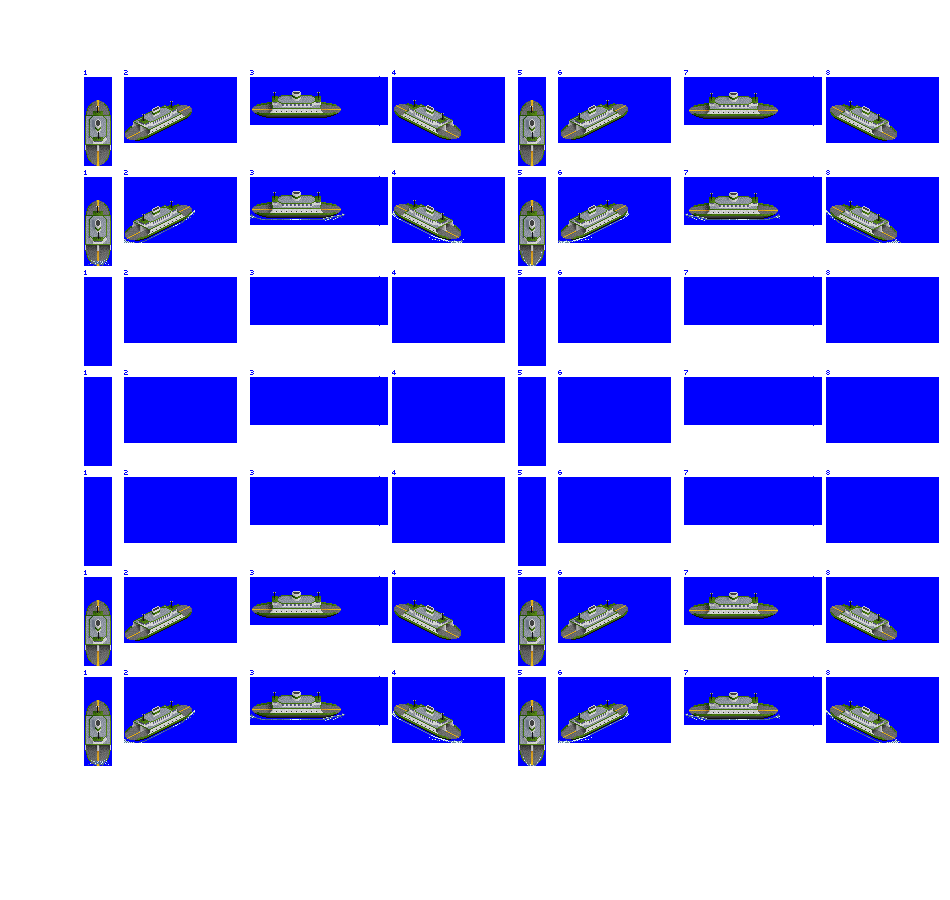
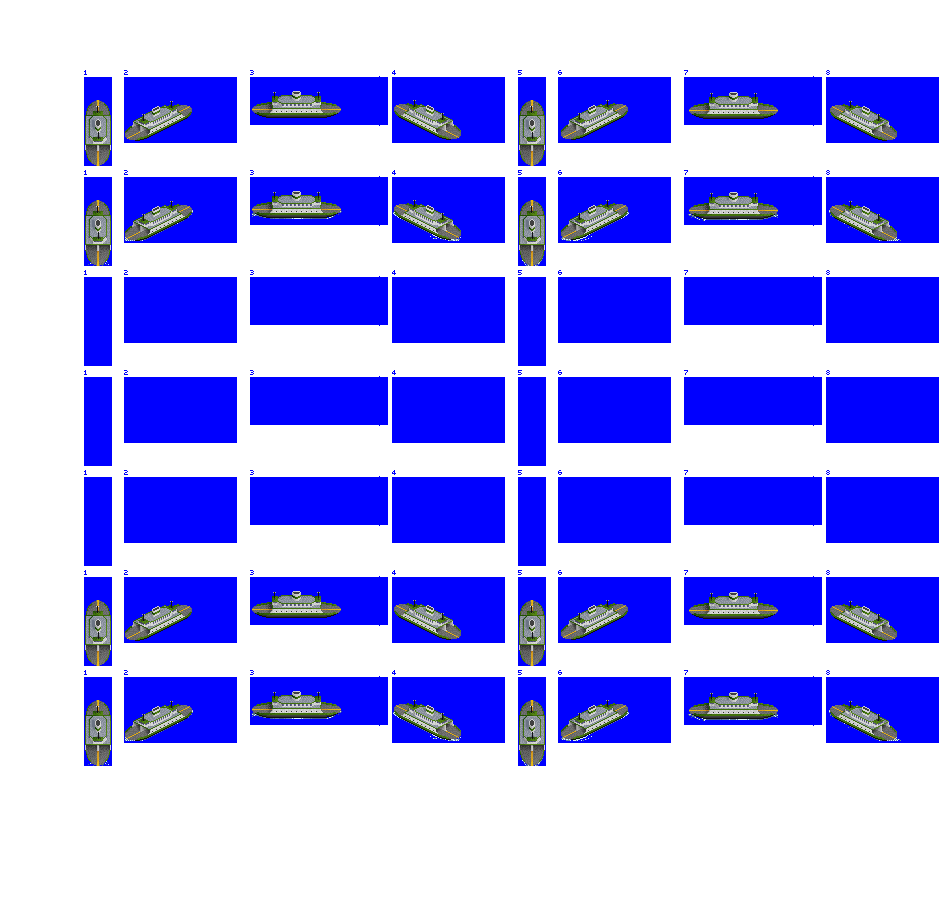
Before/after of a 950x900 layered artwork. What changed in the layer stack:
moved "ferry" above "prop / bow wash" over [88,210,897,766]
painted on "prop / bow wash" over [88,210,901,766]
